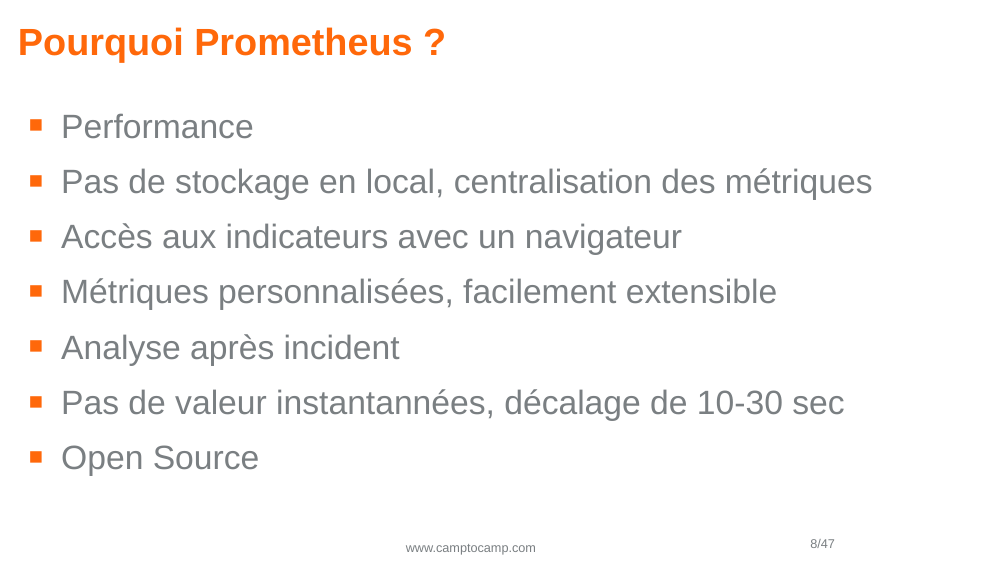
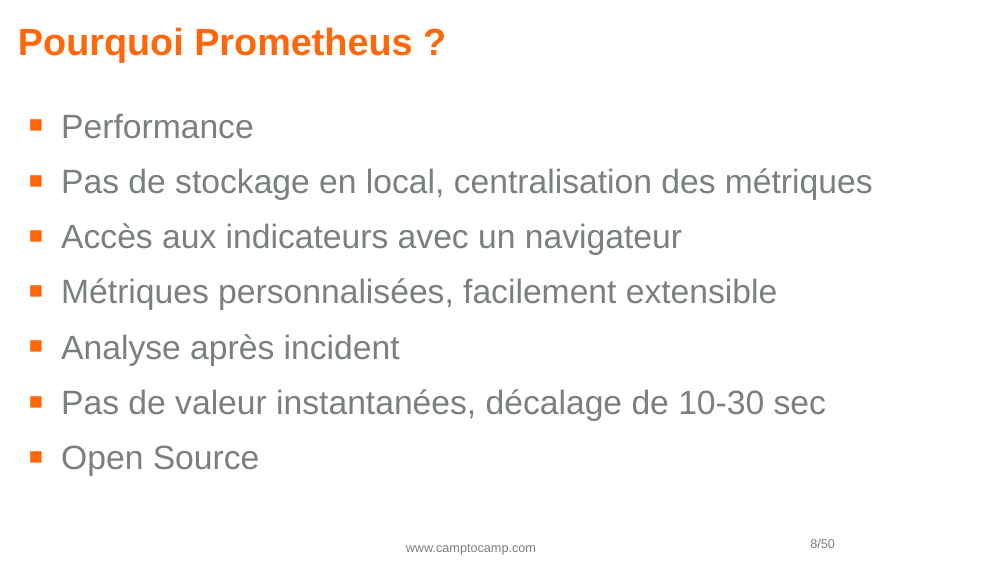
Before and after one commit to Vampouille/demo-prometheus-postgres, a slide deck: slide 8 of pgday2.odp. Drawn at 1008x567 pixels with LibreOffice and Linux fonts; fonts in the diff are those of the drawing; background and template pictures are left out. Boxes give left, top, right and bottom in pixels: in the first picture for what was removed or moved away, otherwise in the second. Text is boxed around its words. In the diff, an @@ line names an element or a change of style, - is before the commit and + after.

```diff
--- a/pgday2.odp
+++ b/pgday2.odp
@@ text at box(61, 389, 826, 421): text changed @@
-■ Pas de valeur instantannées, décalage de 10-30 sec
+■ Pas de valeur instantanées, décalage de 10-30 sec
@@ page number at box(810, 539, 835, 548): text changed @@
-8/47
+8/50
```
Also in this commit, not shown: 16 other slides changed, 5 slides added, 2 slides removed, 3 other files.
